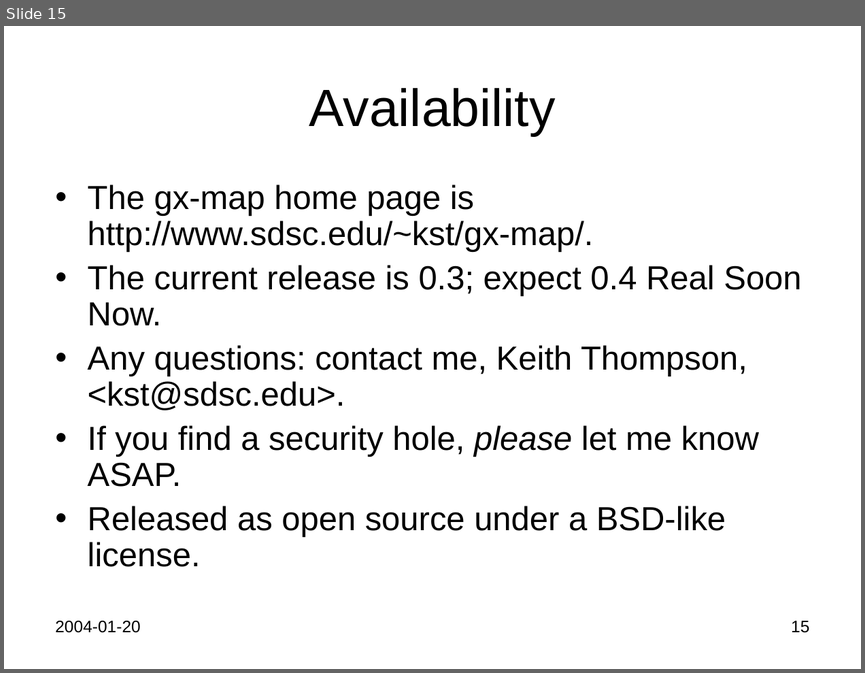
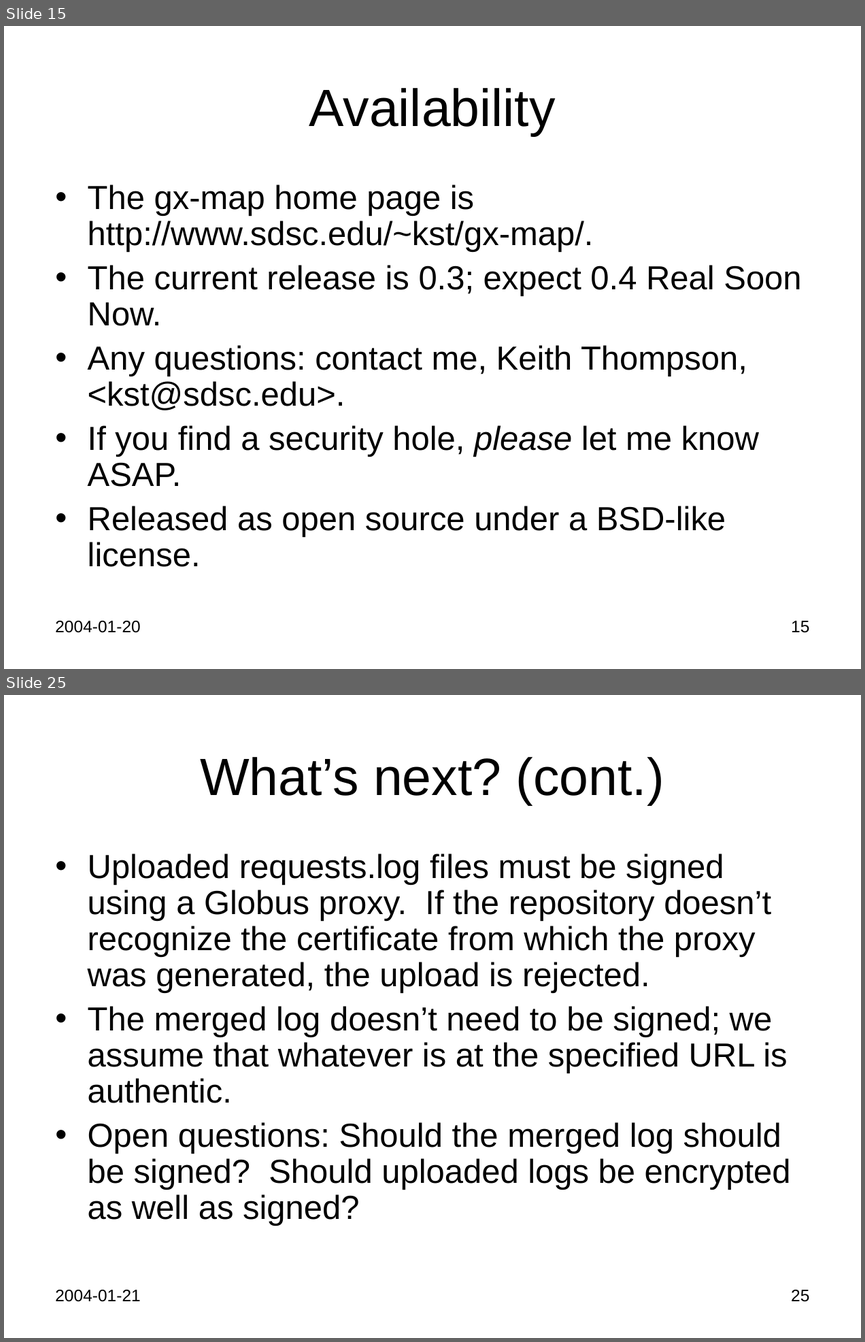
Before and after one commit to Keith-S-Thompson/gx-map, a slide deck: gx-map.ppt. Shown one above the other, each under a label of ours: slide 15 before the commit, slides 15 and 25 after it; the slides between them are not shown. The pictures are 865x673 and 865x1342 pixels, drawn with LibreOffice and Linux fonts; fonts in the diff are those of the drawing. Boxes give left, top, right and bottom in pixels: in the first picture for what was removed or moved away, otherwise in the second. Text is boxed around its words. In the diff, an @@ line names an element or a change of style, - is before the commit and + after.

```diff
--- a/gx-map.ppt
+++ b/gx-map.ppt
@@ slide 25 added at [4,695,861,1338], background #FFFFFF @@
@@ title added at [200,757,664,805], 44 pt, text #000000 @@
+What’s next? (cont.)
@@ text added at [88,853,791,1225], 28 pt, text #000000 @@
+• Uploaded requests.log files must be signed using a Globus proxy. If the repository doesn’t recognize the certificate from which the proxy was generated, the upload is rejected.
+• The merged log doesn’t need to be signed; we assume that whatever is at the specified URL is authentic.
+• Open questions: Should the merged log should be signed? Should uploaded logs be encrypted as well as signed?
@@ text added at [55,1289,140,1302], 14 pt, text #000000 @@
+2004-01-21
@@ page number added at [791,1289,809,1302], 14 pt, text #000000 @@
+25
```
Also in this commit, not shown: 1 slide changed, 13 other slides added.
